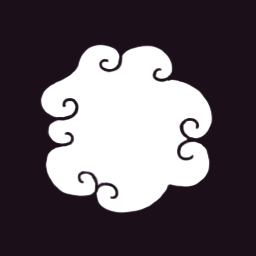
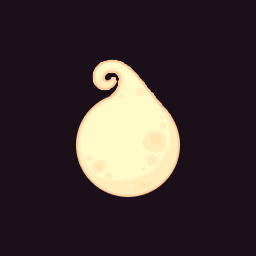
Layers edited between the first and the second 256x256 image:
added group "body" with 5 layers above "body_bw" over box(57, 61, 189, 203)
added layer "Layer 8" in group "body" over box(85, 87, 170, 193)
added layer "Layer 7" in group "body" over box(57, 67, 189, 203)
added group "Group 1" (1st of 2, in "body") with 2 layers in group "body" over box(78, 61, 178, 195)
added layer "Ellipse 1" (1st of 2, in "body" › "Group 1") in group "Group 1" over box(78, 95, 178, 195)
added layer "Layer 6" in group "Group 1" over box(82, 61, 171, 142)
hid group "blobs" (3 layers) over box(40, 44, 213, 214)
